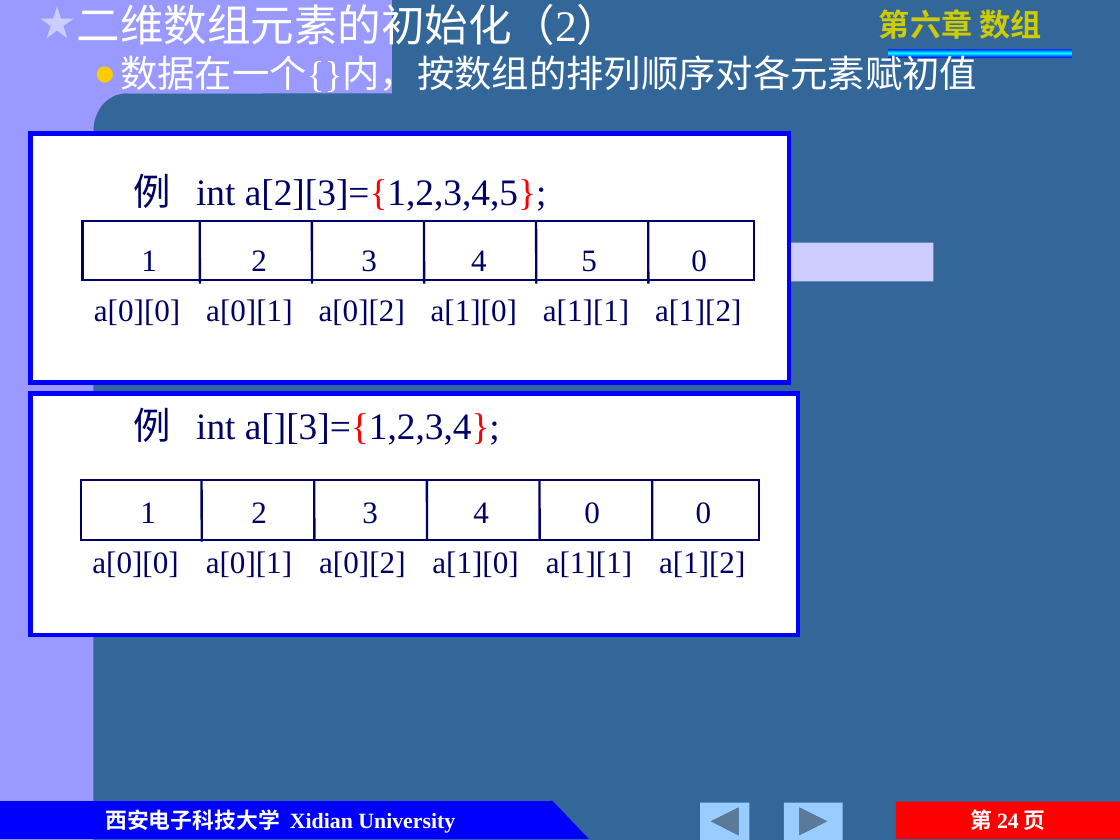
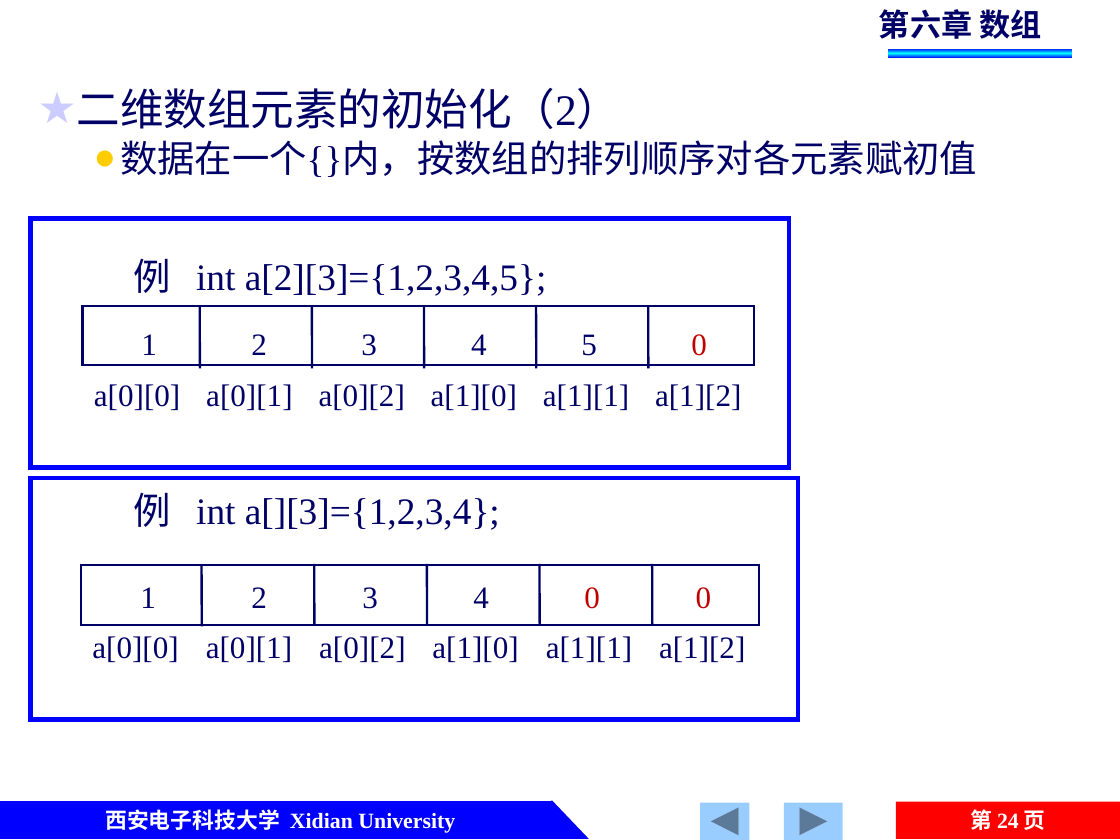
Before and after one commit to jtrfid/C-Repositories, a slide deck: slide 24 of 2016/C语言/课件/第6章 数组.pptx. Drawn at 1120x840 pixels with LibreOffice and Linux fonts; fonts in the diff are those of the drawing. Boxes give left, top, right and bottom in pixels: in the first picture for what was removed or moved away, otherwise in the second. Text is boxed around its words. In the diff, an @@ line names an element or a change of style, - is before the commit and + after.

```diff
--- a/2016/C语言/课件/第6章 数组.pptx
+++ b/2016/C语言/课件/第6章 数组.pptx
@@ background #336699 to #FFFFFF @@
@@ text "第六章 数组" at <box>879,9,1042,39</box>: text colour #CCCC00 to #000066 @@
@@ text "二维数组元素的初始化（2）" at <box>77,88,977,177</box>: text colour #FFFFFF to #000066 @@
@@ rectangle "例 int a[2][3]={1,2,3,4,5};" at <box>30,218,788,467</box>: text colour #FF0000 to #000066 in "a[2][3]={1,2,3,4,5};" @@
@@ group removed at <box>0,0,934,840</box>: 1 rectangle, 1 freeform shape, 1 rounded rectangle, 1 flow chart delay @@
@@ text "1": place and size @@
-text "1" at <box>141,250,157,271</box>
+text "1" at <box>141,334,157,355</box>
@@ text "2": place and size @@
-text "2" at <box>251,250,267,271</box>
+text "2" at <box>251,334,267,355</box>
@@ text "3": place and size @@
-text "3" at <box>361,250,377,272</box>
+text "3" at <box>361,334,377,356</box>
@@ text "4": place and size @@
-text "4" at <box>471,250,487,271</box>
+text "4" at <box>471,334,487,355</box>
@@ text "5": place and size @@
-text "5" at <box>581,250,597,272</box>
+text "5" at <box>581,334,597,356</box>
@@ text "0": place and size @@
-text "0" at <box>691,250,707,272</box>
+text "0" at <box>691,334,707,356</box>
@@ rectangle "例 int a[][3]={1,2,3,4};" at <box>30,478,797,720</box>: text colour #FF0000 to #000066 in "a[][3]={1,2,3,4};" @@
@@ 13 texts, 10 lines, 4 rectangles: place and size @@
-13 texts, 10 lines, 4 rectangles at <box>30,0,977,635</box>
+13 texts, 10 lines, 4 rectangles at <box>30,88,977,720</box>
@@ text "1": place and size @@
-text "1" at <box>140,502,156,523</box>
+text "1" at <box>140,587,156,608</box>
@@ text "2": place and size @@
-text "2" at <box>251,502,267,523</box>
+text "2" at <box>251,587,267,608</box>
@@ text "3": place and size @@
-text "3" at <box>362,502,378,524</box>
+text "3" at <box>362,587,378,609</box>
@@ text "4": place and size @@
-text "4" at <box>473,502,489,523</box>
+text "4" at <box>473,587,489,608</box>
@@ text "0": place and size @@
-text "0" at <box>584,502,600,524</box>
+text "0" at <box>584,587,600,609</box>
@@ text colour #000066 to #C00000 in 3 elements at <box>691,334,707,356</box>, <box>584,587,600,609</box>, <box>696,587,712,609</box> @@
@@ text "0": place and size @@
-text "0" at <box>696,502,712,524</box>
+text "0" at <box>696,587,712,609</box>
```
Also in this commit, not shown: 59 other slides changed, 1 other file.
